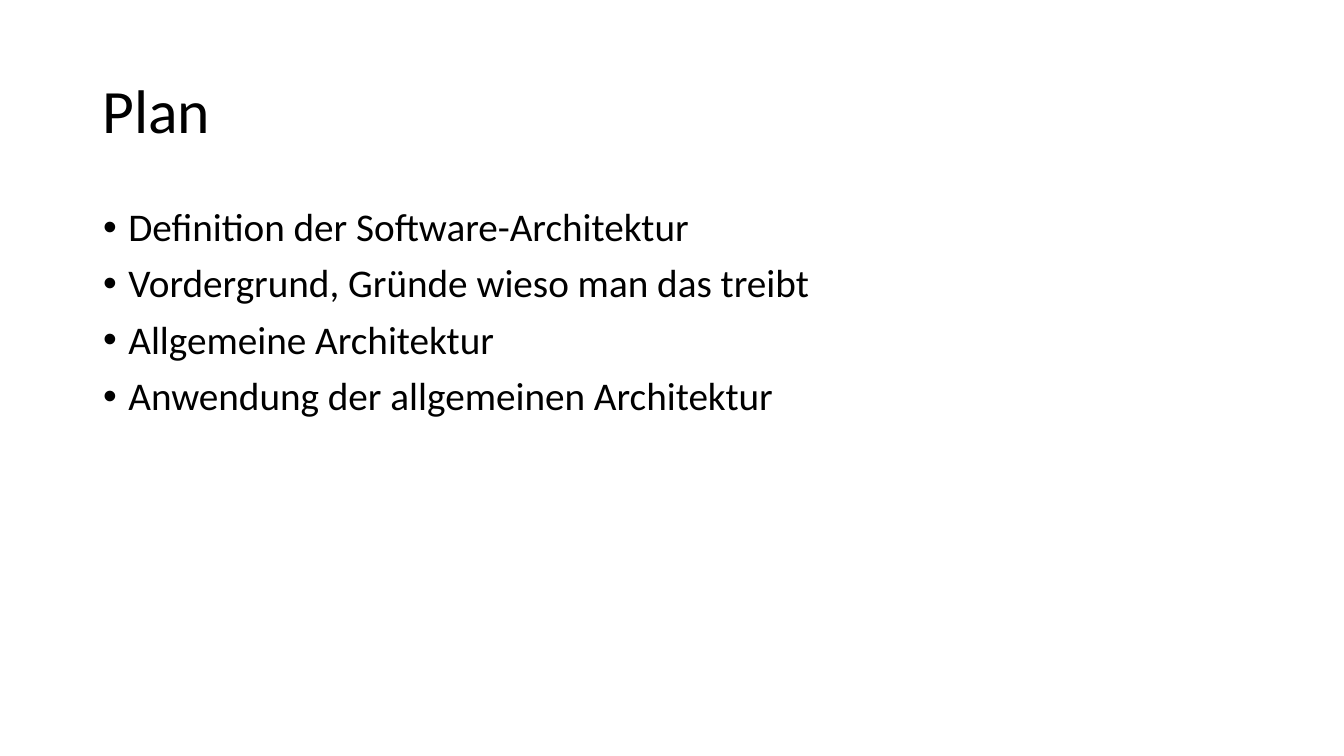
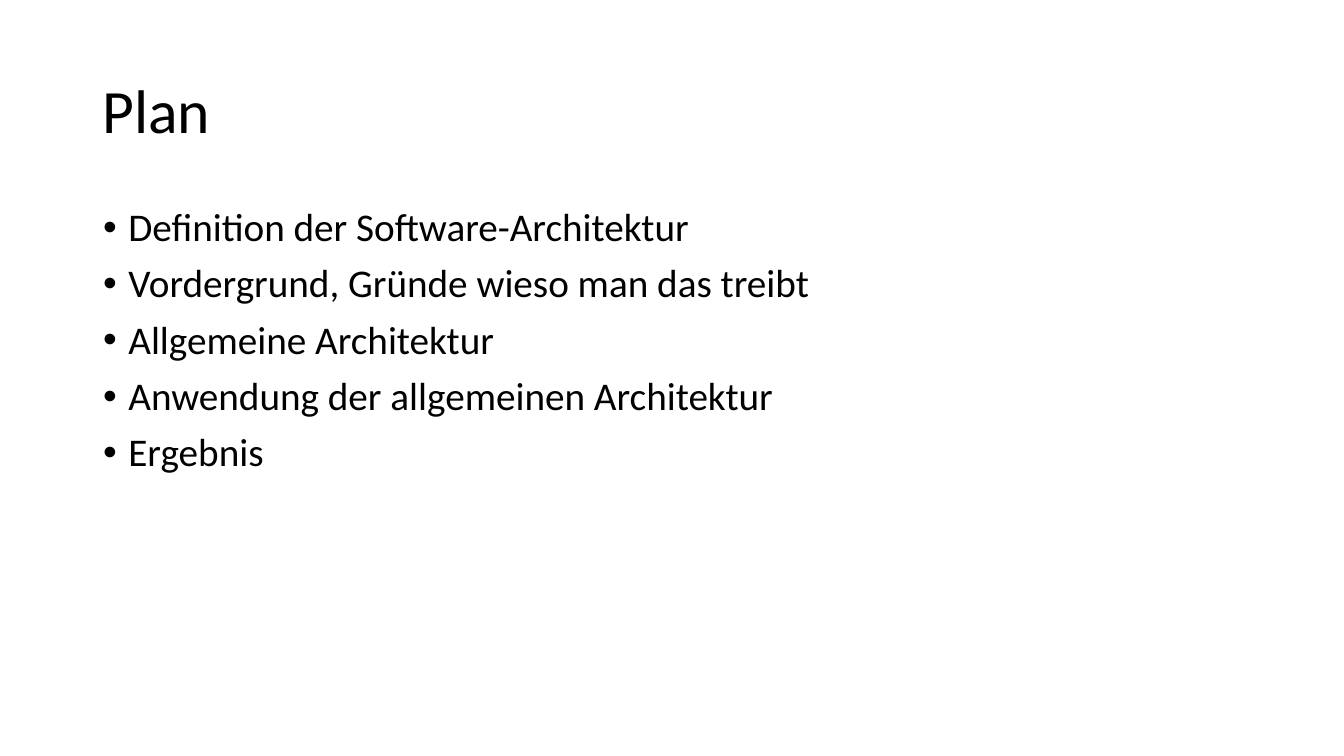
Before and after one commit to IvanAgibalov97/Praxisbericht, a slide deck: slide 2 of präsentation.pptx. Drawn at 1344x756 pixels with LibreOffice and Linux fonts; fonts in the diff are those of the drawing. Boxes give left, top, right and bottom in pixels: in the first picture for what was removed or moved away, otherwise in the second. Text is boxed around its words. In the diff, an @@ line names an element or a change of style, - is before the commit and + after.

```diff
--- a/präsentation.pptx
+++ b/präsentation.pptx
@@ text at (128,438,263,473): paragraph added @@
+• Ergebnis
```
Also in this commit, not shown: 3 other slides changed, 8 slides added, 33 other files.
